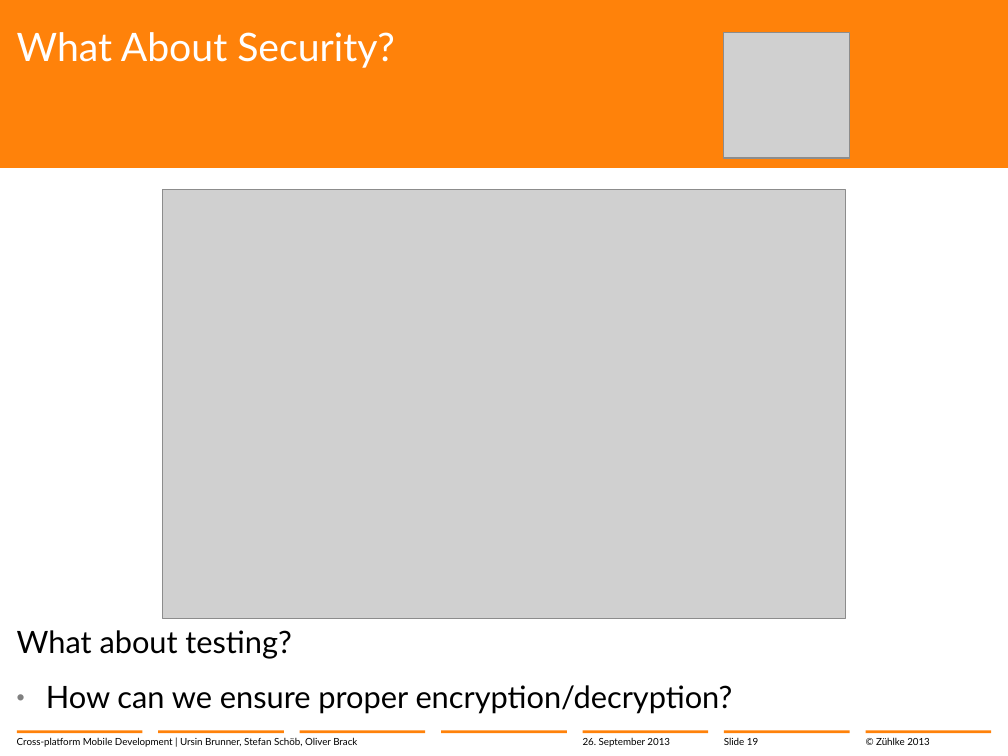
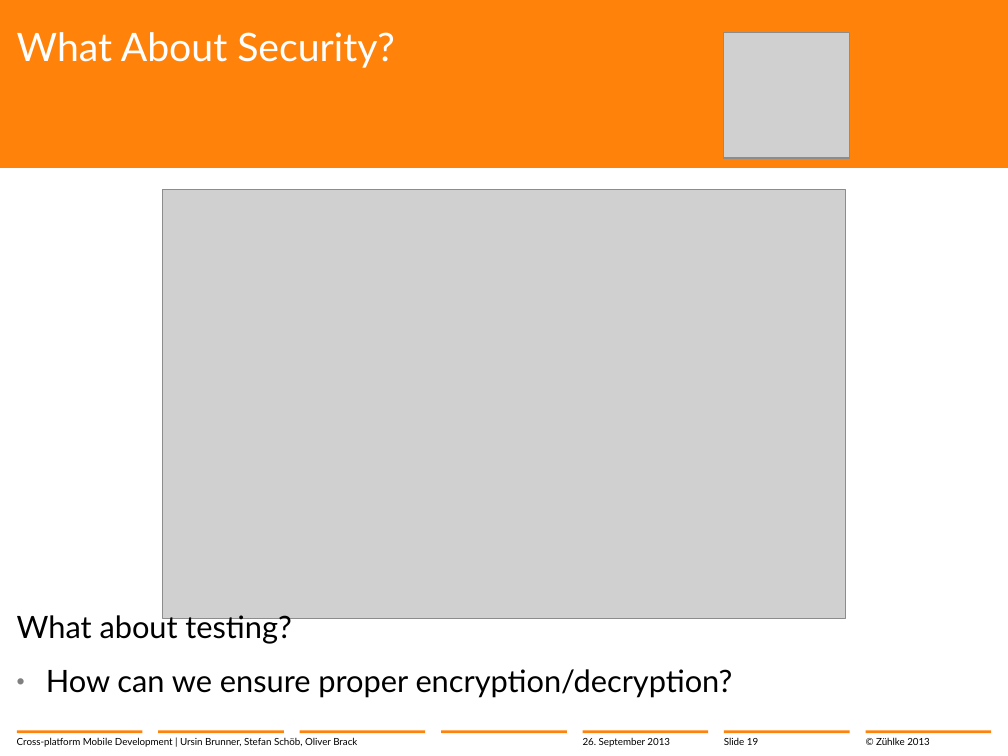
Before and after one commit to brunnurs/zxm, a slide deck: slide 19 of docs/13-09-26 Cross-platform mobile development with C#.pptx. Drawn at 1008x756 pixels with LibreOffice and Linux fonts; fonts in the diff are those of the drawing; grey boxes stand for pictures; background and template pictures are left out. Boxes give left, top, right and bottom in pixels: in the first picture for what was removed or moved away, otherwise in the second. Text is boxed around its words. In the diff, an @@ line names an element or a change of style, - is before the commit and + after.

```diff
--- a/docs/13-09-26 Cross-platform mobile development with C#.pptx
+++ b/docs/13-09-26 Cross-platform mobile development with C#.pptx
@@ text "What about testing?": place and size @@
-text "What about testing?" at (17, 630, 733, 714)
+text "What about testing?" at (17, 611, 733, 698)
```
Also in this commit, not shown: 4 other slides changed, 1 slide added.
